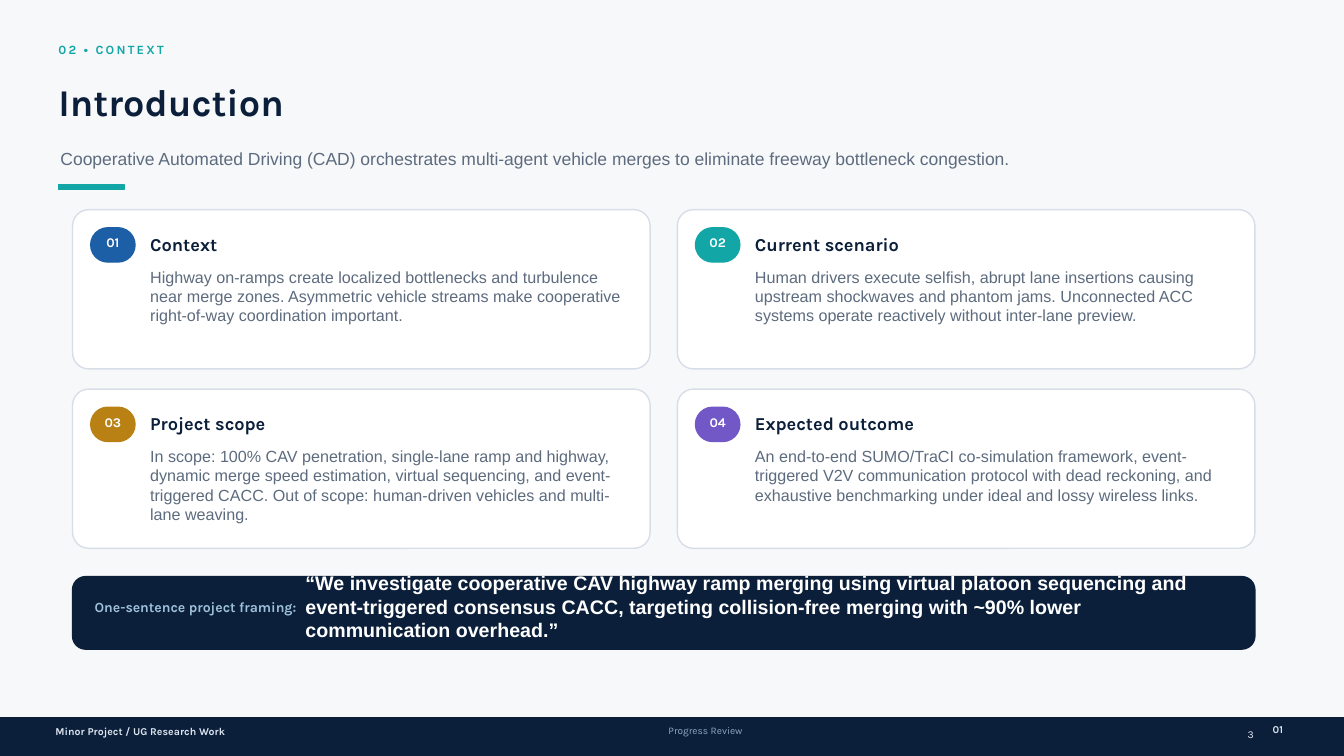
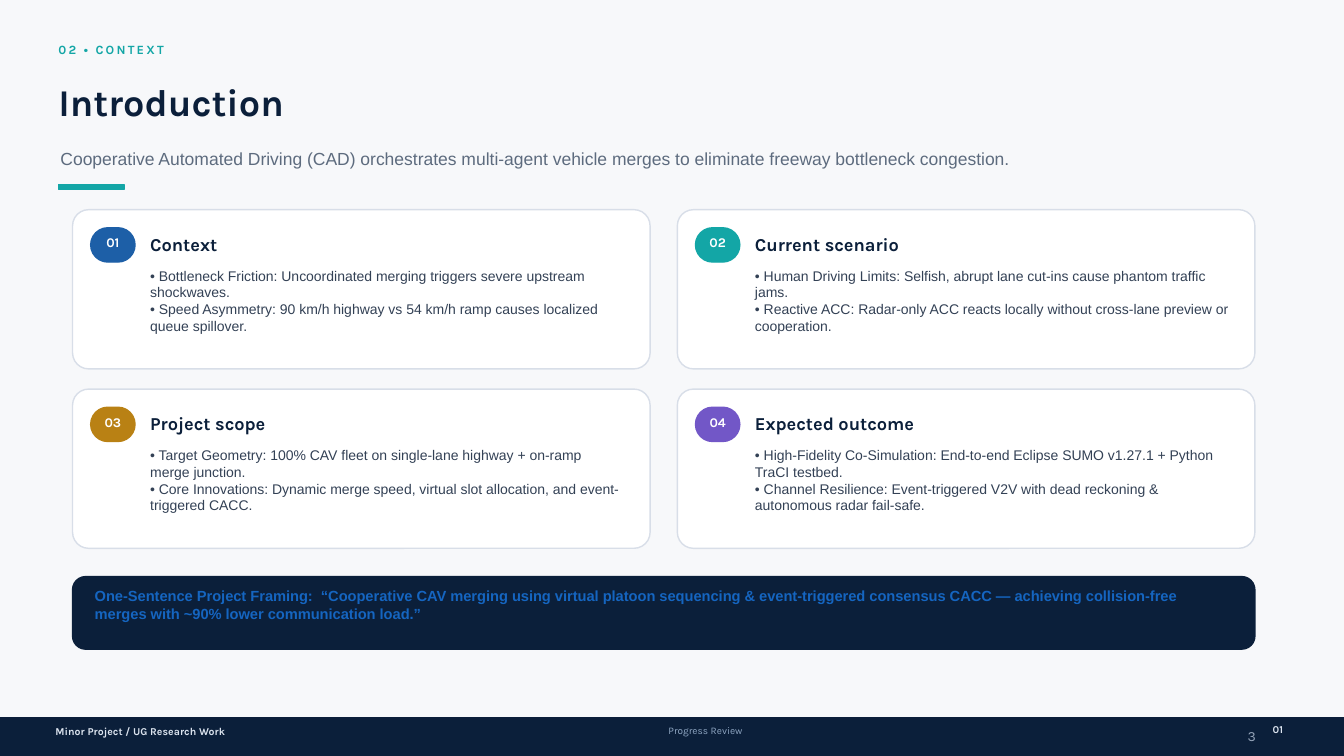
Before and after one commit to swagata025/Rule-based-merging-scenario, a slide deck: slide 3 of Progress_Presentation.pptx. Drawn at 1344x756 pixels with LibreOffice and Linux fonts; fonts in the diff are those of the drawing. Boxes give left, top, right and bottom in pixels: in the first picture for what was removed or moved away, otherwise in the second. Text is boxed around its words. In the diff, an @@ line names an element or a change of style, - is before the commit and + after.

```diff
--- a/Progress_Presentation.pptx
+++ b/Progress_Presentation.pptx
@@ text at bbox=[150, 271, 598, 334]: text changed; size 11.5 to 10 pt; text colour #5D6B7E to #334155 @@
-Highway on-ramps create localized bottlenecks and turbulence near merge zones. Asymmetric vehicle streams make cooperative right-of-way coordination important.
+• Bottleneck Friction: Uncoordinated merging triggers severe upstream shockwaves.
+• Speed Asymmetry: 90 km/h highway vs 54 km/h ramp causes localized queue spillover.
@@ text at bbox=[755, 271, 1228, 334]: text changed; size 11.5 to 10 pt; text colour #5D6B7E to #334155 @@
-Human drivers execute selfish, abrupt lane insertions causing upstream shockwaves and phantom jams. Unconnected ACC systems operate reactively without inter-lane preview.
+• Human Driving Limits: Selfish, abrupt lane cut-ins cause phantom traffic jams.
+• Reactive ACC: Radar-only ACC reacts locally without cross-lane preview or cooperation.
@@ text at bbox=[150, 450, 619, 513]: text changed; size 11.5 to 10 pt; text colour #5D6B7E to #334155 @@
-In scope: 100% CAV penetration, single-lane ramp and highway, dynamic merge speed estimation, virtual sequencing, and event-triggered CACC. Out of scope: human-driven vehicles and multi-lane weaving.
+• Target Geometry: 100% CAV fleet on single-lane highway + on-ramp merge junction.
+• Core Innovations: Dynamic merge speed, virtual slot allocation, and event-triggered CACC.
@@ text at bbox=[755, 450, 1213, 510]: text changed; size 11.5 to 10 pt; text colour #5D6B7E to #334155 @@
-An end-to-end SUMO/TraCI co-simulation framework, event-triggered V2V communication protocol with dead reckoning, and exhaustive benchmarking under ideal and lossy wireless links.
+• High-Fidelity Co-Simulation: End-to-end Eclipse SUMO v1.27.1 + Python TraCI testbed.
+• Channel Resilience: Event-triggered V2V with dead reckoning & autonomous radar fail-safe.
@@ text at bbox=[95, 590, 1177, 622]: text changed; size 14 to 10.5 pt; text colour #FFFFFF to #1565C0 @@
-“We investigate cooperative CAV highway ramp merging using virtual platoon sequencing and event-triggered consensus CACC, targeting collision-free merging with ~90% lower communication overhead.”
+One-Sentence Project Framing: “Cooperative CAV merging using virtual platoon sequencing & event-triggered consensus CACC — achieving collision-free merges with ~90% lower communication load.”
@@ text removed at bbox=[95, 602, 296, 616] @@
-One-sentence project framing:
@@ text "3" at bbox=[1248, 732, 1256, 741]: size 7.5 to 10 pt, text colour #DCE4EF to #94A3B8 @@
```
Also in this commit, not shown: 13 other slides changed, 1 slide added, 4 other files.
